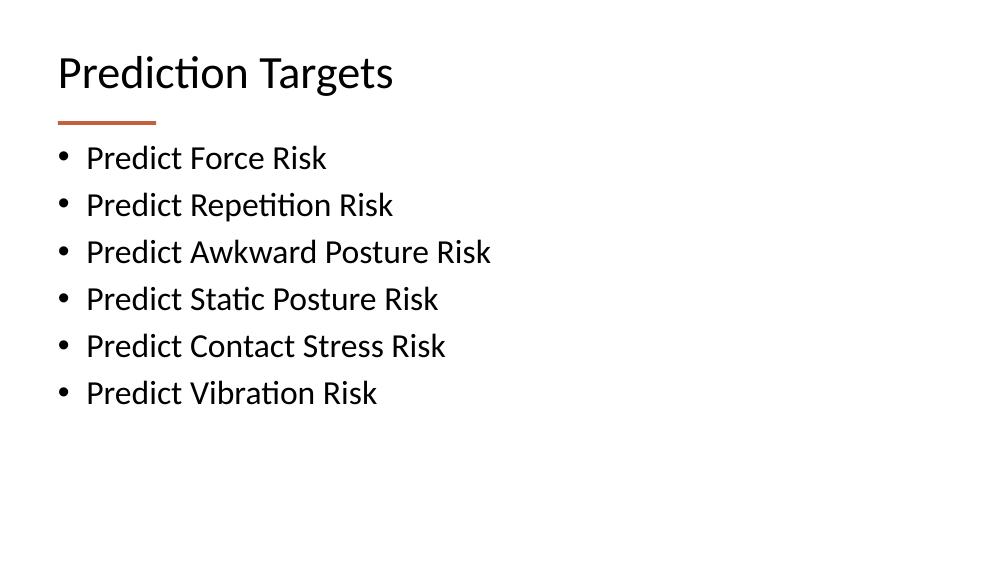
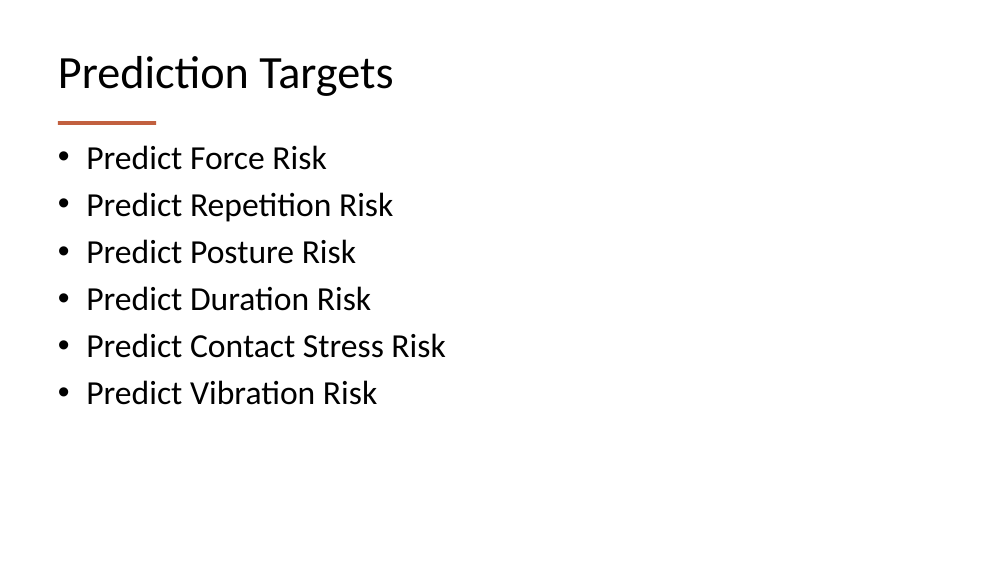
Before and after one commit to AilaVishnu/ergonomic-risk-factor-prediction, a slide deck: slide 32 of deck/Ergonomic_Risk_Factor_Prediction_Project_Plan_Final.pptx. Drawn at 1008x567 pixels with LibreOffice and Linux fonts; fonts in the diff are those of the drawing. Boxes give left, top, right and bottom in pixels: in the first picture for what was removed or moved away, otherwise in the second. Text is boxed around its words. In the diff, an @@ line names an element or a change of style, - is before the commit and + after.

```diff
--- a/deck/Ergonomic_Risk_Factor_Prediction_Project_Plan_Final.pptx
+++ b/deck/Ergonomic_Risk_Factor_Prediction_Project_Plan_Final.pptx
@@ text at (86,239,371,311): text changed @@
-• Predict Awkward Posture Risk
-• Predict Static Posture Risk
+• Predict Posture Risk
+• Predict Duration Risk
```
Also in this commit, not shown: 4 other slides changed, 1 slide removed, 11 other files.
